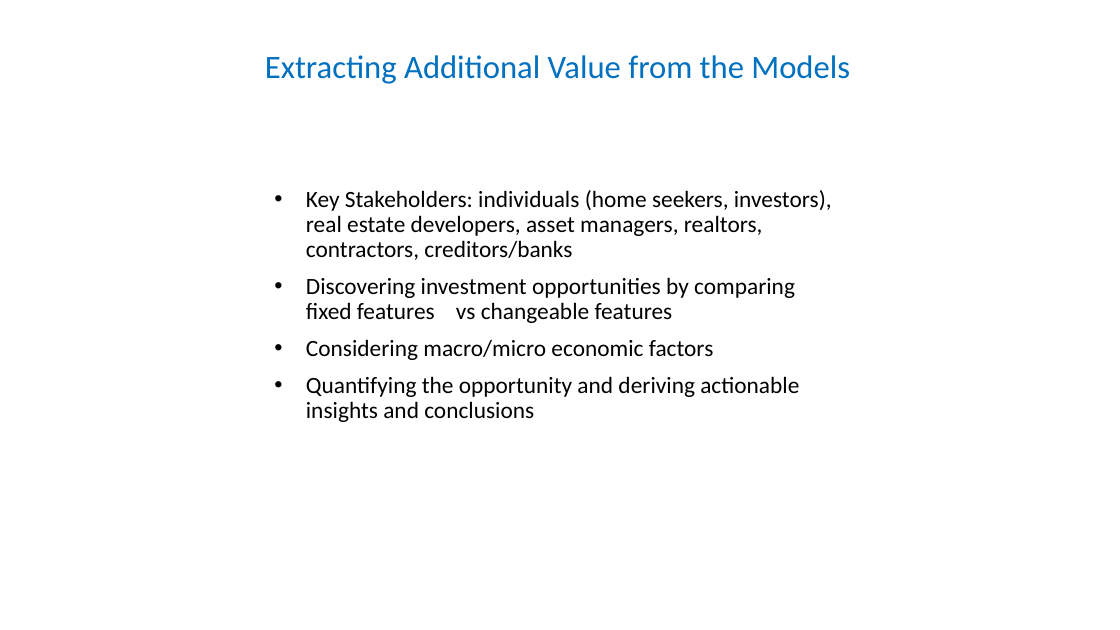
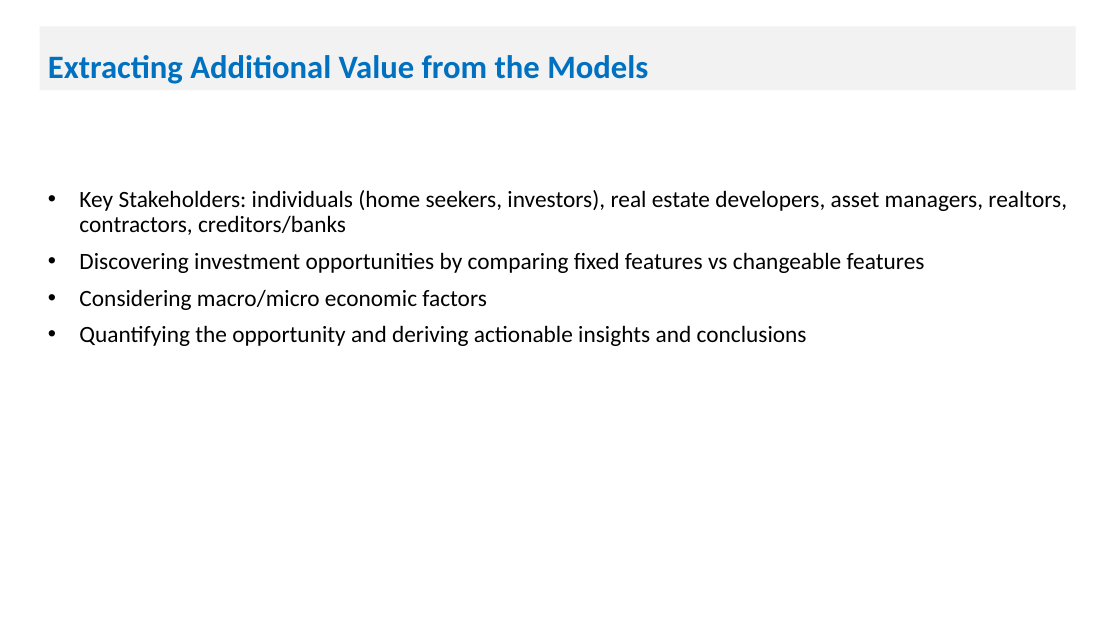
Before and after one commit to manasagodkhindi/AmesHousingPrediction, a slide deck: slide 33 of HousingPricesPresentations.pptx. Drawn at 1120x630 pixels with LibreOffice and Linux fonts; fonts in the diff are those of the drawing. Boxes give left, top, right and bottom in pixels: in the first picture for what was removed or moved away, otherwise in the second. Text is boxed around its words. In the diff, an @@ line names an element or a change of style, - is before the commit and + after.

```diff
--- a/HousingPricesPresentations.pptx
+++ b/HousingPricesPresentations.pptx
@@ title "Extracting Additional Value from the ...": place and size @@
-title "Extracting Additional Value from the ..." at box(265, 55, 850, 84)
+title "Extracting Additional Value from the ..." at box(39, 26, 1075, 90)
@@ title "Extracting Additional Value from the ..." at box(39, 26, 1075, 90): bold on; alignment centre to left; fill none to #F2F2F2 @@
@@ subtitle "Key Stakeholders: individuals (home seekers, ..." rewrapped from box(306, 190, 832, 422) to box(79, 190, 1067, 346) @@
```
Also in this commit, not shown: 19 other slides changed, 2 slides added, 2 slides removed.
